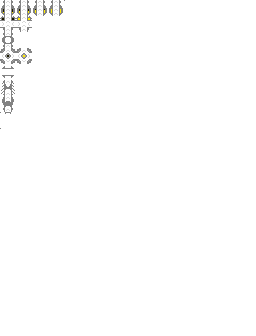
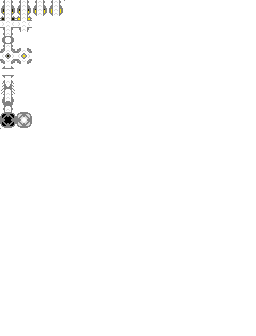
Two versions of the same layered image (256x336). Layer-by-layer changes:
painted on "Layer 33" over [0, 112, 32, 128]
